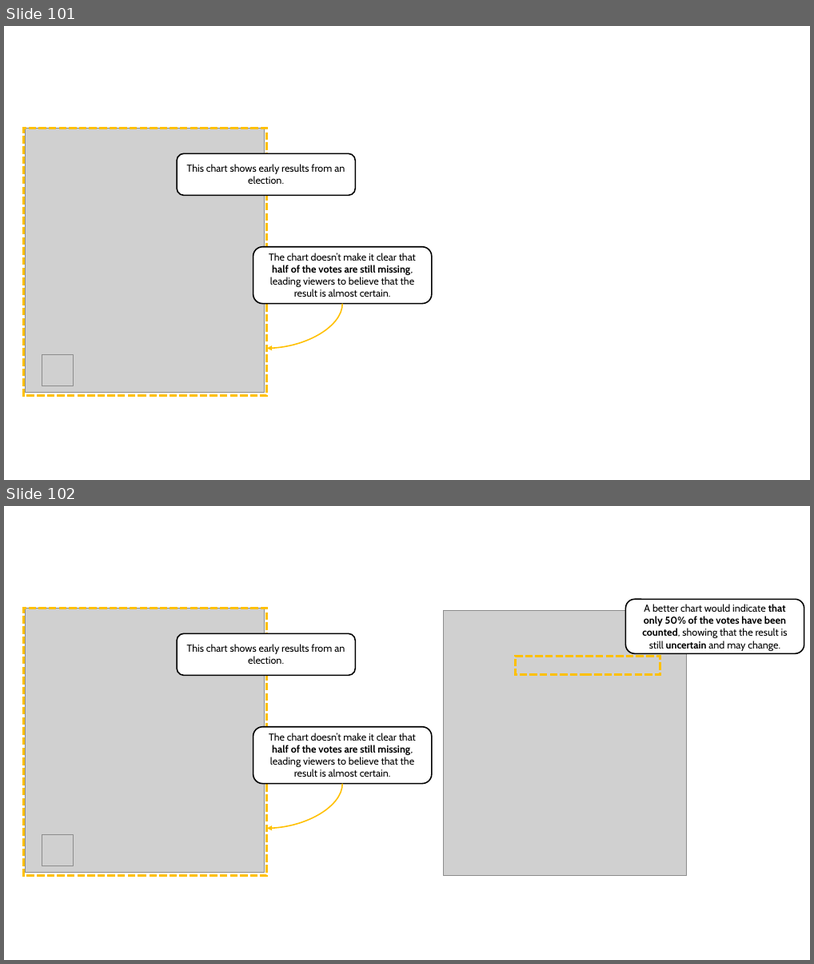
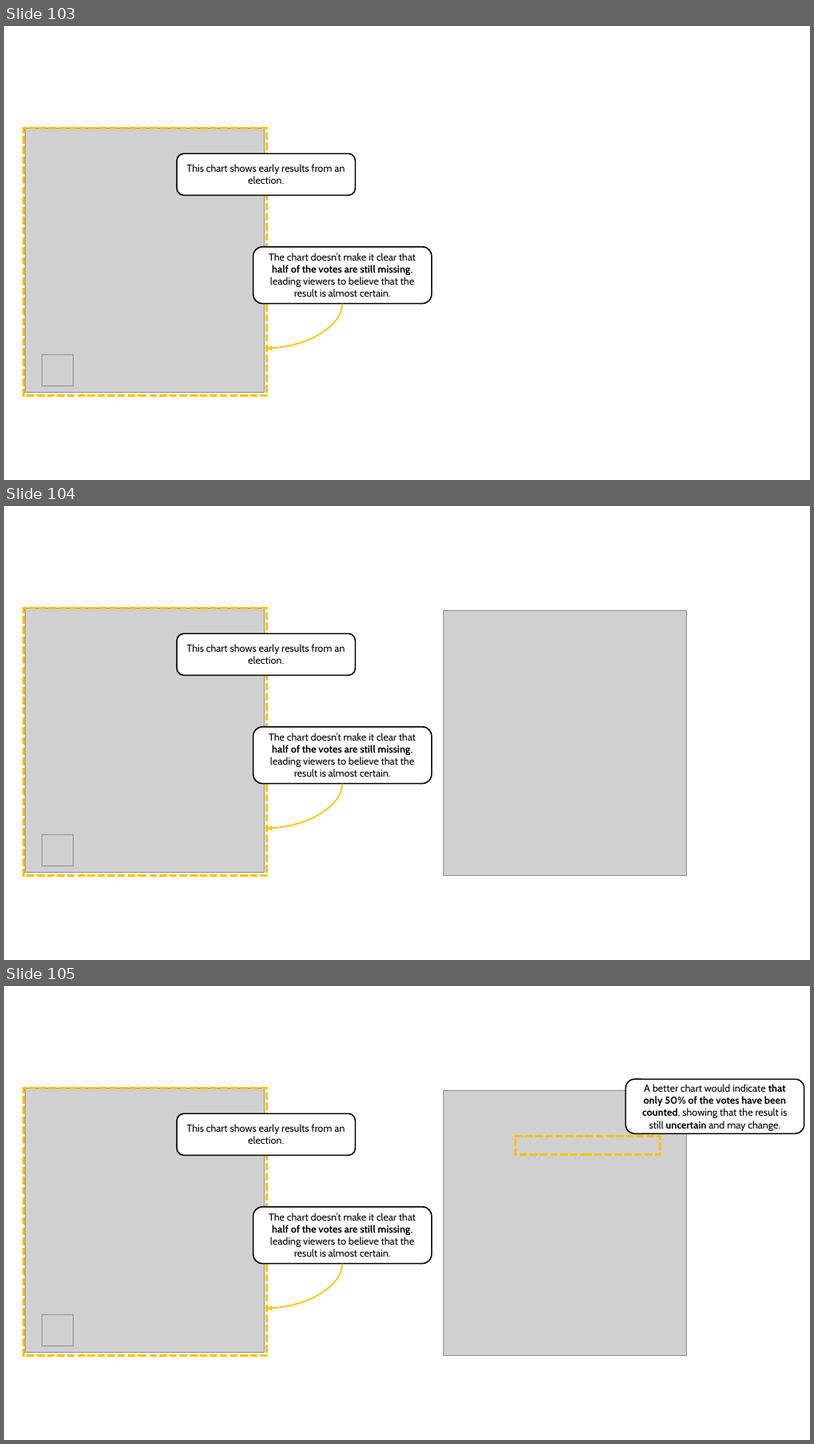
Before and after one commit to marianast97/VisualizationLiteracy, a slide deck: LearningContent/LearningContent.pptx. Shown one above the other, each under a label of ours: slides 101 and 102 before the commit, slides 103, 104 and 105 after it. The pictures are 814x964 and 814x1444 pixels, drawn with LibreOffice and Linux fonts; fonts in the diff are those of the drawing; grey boxes stand for pictures. Boxes give left, top, right and bottom in pixels: in the first picture for what was removed or moved away, otherwise in the second. Text is boxed around its words. In the diff, an @@ line names an element or a change of style, - is before the commit and + after.

```diff
--- a/LearningContent/LearningContent.pptx
+++ b/LearningContent/LearningContent.pptx
@@ slide 104 added at [4, 506, 810, 960], background #FFFFFF @@
@@ rectangle added at [24, 608, 267, 876], outline #FFC000 3 pt dashed @@
@@ picture added at [25, 608, 264, 872] @@
@@ picture added at [444, 610, 687, 876] @@
@@ rounded rectangle added at [177, 634, 355, 676], fill #FFFFFF, outline #000000 1.5 pt, 12 pt, text #000000 @@
+This chart shows early results from an election.
@@ rounded rectangle added at [254, 727, 432, 784], fill #FFFFFF, outline #000000 1.5 pt, 12 pt, text #000000 @@
+The chart doesn’t make it clear that half of the votes are still missing, leading viewers to believe that the result is almost certain.
@@ curved arrow added from (342, 784) to (267, 828), #FFC000 1.5 pt @@
@@ picture added at [42, 835, 74, 866] @@
@@ what was slide 101 is now slide 103 @@
@@ what was slide 102 is now slide 105 @@
```
Also in this commit, not shown: 1 slide changed, 72 other slides added, 18 other files.
